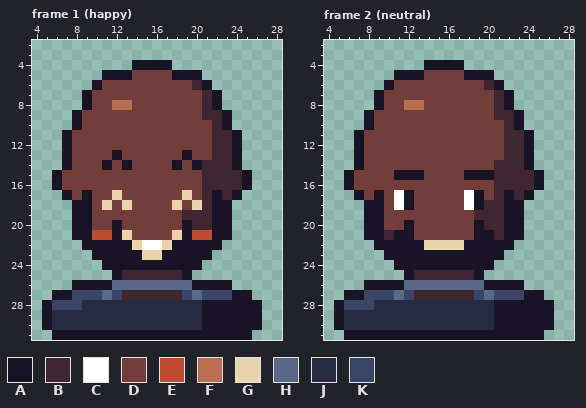
Edited in one commit: pixel-art file (art/owners/face-walker-ben.aseprite). That is the earlier state.
32x32 pixels, 2 frames. Shown: frame 1 (happy): x 4..28, y 2..31; frame 2 (neutral): x 4..28, y 2..31.
Palette (. is transparent): A #181425  B #3e2731  C #ffffff  D #733e39  E #be4a2f  F #b86f50  G #ead4aa  H #5a6988  J #262b44  K #3a4466
The same view after the edit:
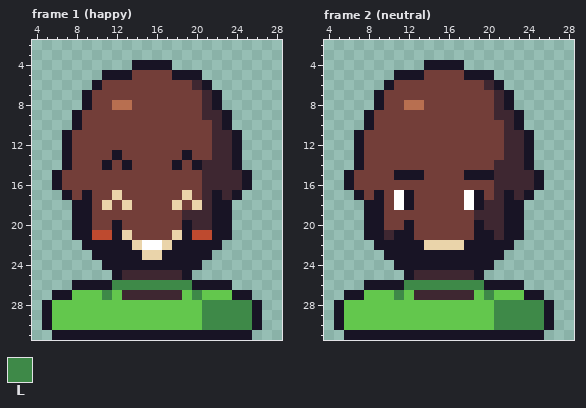
Colours new in this view: L #3e8948
The exact change:
{"colour":"J","old":"#262b44","new":"#63c74d"}
{"where": "frame 1 (happy)"}
{"frame":1,"y":26,"x":12,"old":"HHHHHHHH","new":"LLLLLLLL"}
{"frame":1,"y":27,"x":8,"old":"KKKHK","new":"JJJLJ"}
{"frame":1,"y":27,"x":19,"old":"KHKKK","new":"JLJJJ"}
{"frame":1,"y":28,"x":6,"old":"KKK","new":"JJJ"}
{"frame":1,"y":28,"x":21,"old":"AAAAA","new":"LLLLL"}
{"frame":1,"y":29,"x":21,"old":"AAAAA","new":"LLLLL"}
{"frame":1,"y":30,"x":21,"old":"AAAAA","new":"LLLLL"}
{"where": "frame 2 (neutral)"}
{"frame":2,"y":26,"x":12,"old":"HHHHHHHH","new":"LLLLLLLL"}
{"frame":2,"y":27,"x":8,"old":"KKKHK","new":"JJJLJ"}
{"frame":2,"y":27,"x":19,"old":"KHKKK","new":"JLJJJ"}
{"frame":2,"y":28,"x":6,"old":"KKK","new":"JJJ"}
{"frame":2,"y":28,"x":21,"old":"AAAAA","new":"LLLLL"}
{"frame":2,"y":29,"x":21,"old":"AAAAA","new":"LLLLL"}
{"frame":2,"y":30,"x":21,"old":"AAAAA","new":"LLLLL"}
{"label":"changed","picture_box":[52,280,252,330]}
{"label":"changed","picture_box":[344,280,544,330]}
